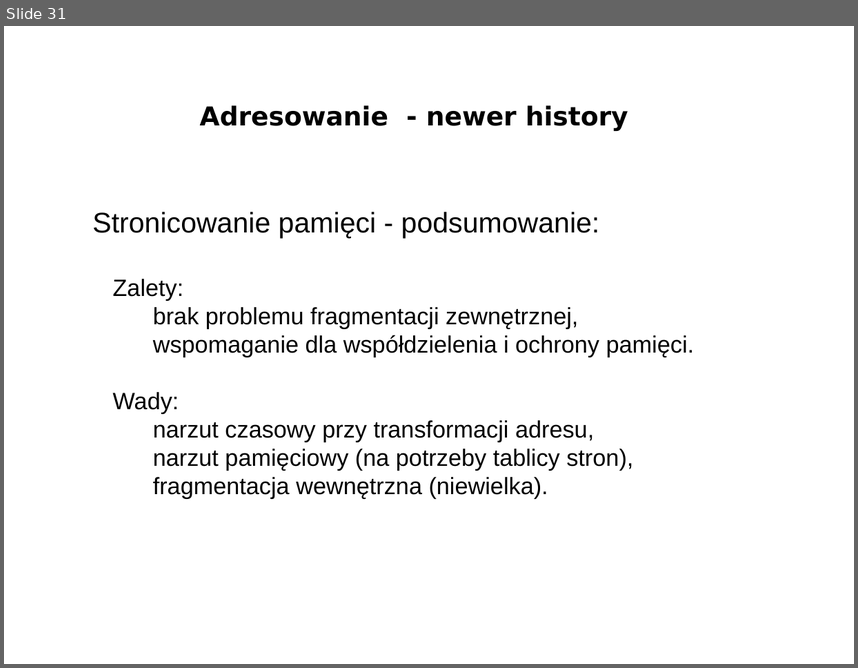
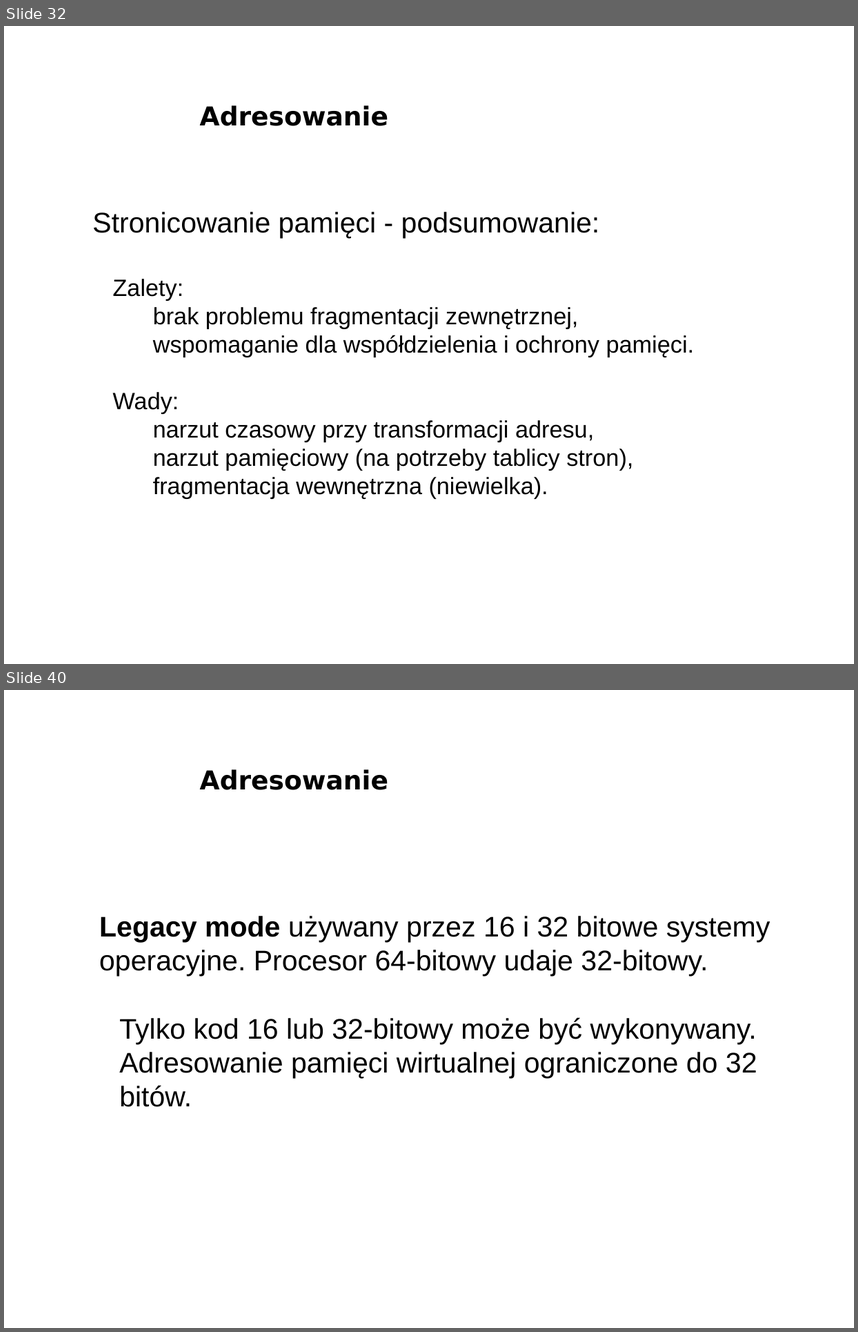
Before and after one commit to bercik/pn_prezentacja, a slide deck: śmieszki_i_inne_zwierzęta/prezentacja.odp. Shown one above the other, each under a label of ours: slide 31 before the commit, slides 32 and 40 after it; the slides between them are not shown. The pictures are 858x668 and 858x1332 pixels, drawn with LibreOffice and Linux fonts; fonts in the diff are those of the drawing; background and template pictures are left out. Boxes give left, top, right and bottom in pixels: in the first picture for what was removed or moved away, otherwise in the second. Text is boxed around its words. In the diff, an @@ line names an element or a change of style, - is before the commit and + after.

Commit message:
adresowanie jest całe

```diff
--- a/śmieszki_i_inne_zwierzęta/prezentacja.odp
+++ b/śmieszki_i_inne_zwierzęta/prezentacja.odp
@@ slide 40 added at box(4, 690, 854, 1328), background picture (left out) @@
@@ title added at box(200, 769, 388, 790), 22 pt, text #000000, bold @@
+Adresowanie
@@ text added at box(99, 916, 771, 1107), 24 pt, text #000000 @@
+Legacy mode używany przez 16 i 32 bitowe systemy operacyjne. Procesor 64-bitowy udaje 32-bitowy.
+● Tylko kod 16 lub 32-bitowy może być wykonywany.
+● Adresowanie pamięci wirtualnej ograniczone do 32 bitów.
@@ what was slide 31 is now slide 32 @@
@@ slide 32 changed as well @@
@@ title at box(200, 105, 388, 126): text changed @@
-Adresowanie - newer history
+Adresowanie
```
Also in this commit, not shown: 13 other slides changed, 12 other slides added, 3 slides removed.
